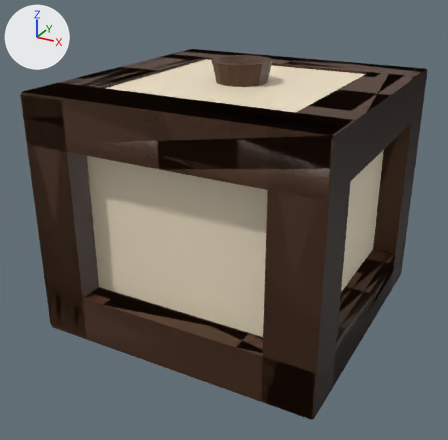
The FBX model Assets/Models/fbx/laser-table.fbx, before and after one commit.
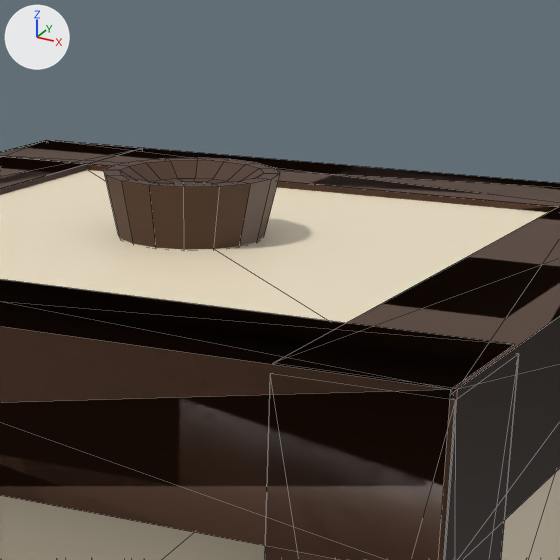
Old and new are each drawn whole from a 50 mm lens placed at (1.154, -2.246, 0.997), pointed at (-0.023, -0.106, -0.073) and again close up on the part from 39% to 83% of the width and 0% to 44% of the height. The lights are fixed; the arrows at upper left show +X, +Y and +Z. The older version's two pictures come first. The close-ups show mesh edges as thin lines. Where no turn or scale is listed for an object, it has been applied to the vertices.

Before the edit, the objects in view are built like this:
```python
me_cube_008 = bpy.data.meshes.new('Cube.008')
me_cube_008.from_pydata(...)  # a box spanning x -0.5..0.5, y -0.5..0.5, z -0.5..0.5
me_cube_008.materials.append(mat_material_001)  # beige #f3e4c8
me_cube_009 = bpy.data.meshes.new('Cube.009')
me_cube_009.from_pydata(...)  # 174 vertices, 288 faces; spans x -0.1..1.111, y -0.605..0.605, z -0.92..0.1
me_cube_009.materials.append(mat_material_002)  # brown #4a2e1a
me_cylinder = bpy.data.meshes.new('Cylinder')
me_cylinder.from_pydata(...)  # 96 vertices, 82 faces; spans x -0.122..0.122, y -0.122..0.122, z -0.044..0.044
me_cylinder.materials.append(mat_material_002)  # brown #4a2e1a
ob_cube_001 = bpy.data.objects.new('Cube.001', me_cube_008)
ob_cube_001.location = (0.0, 0.0, 0.0)
ob_cube_002 = bpy.data.objects.new('Cube.002', me_cube_009)
ob_cube_002.location = (-0.505, 0.0, 0.41)
ob_cylinder = bpy.data.objects.new('Cylinder', me_cylinder)
ob_cylinder.location = (0.0, 0.0, 0.542)
```
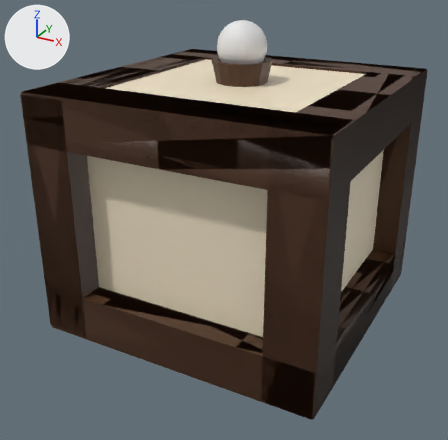
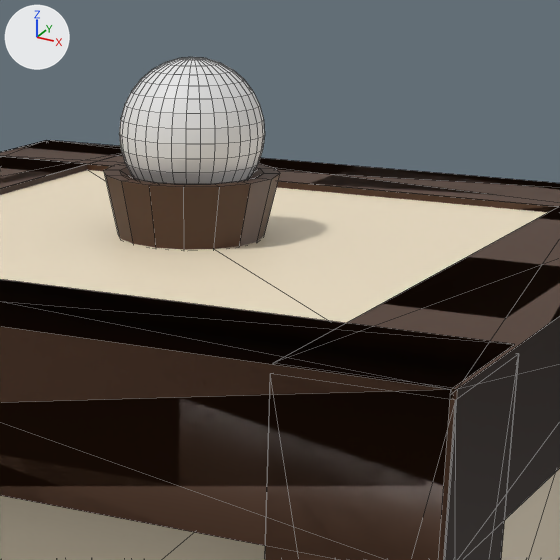
Commit message: laser table

Changed parts and their boxes [x1, y1, x2, y2] in the close-ups (560 x 560 px):
'Sphere', added: after [119, 57, 265, 184]

Edits to the bpy script that builds the scene:
```text
Add me_sphere:
    me_sphere.from_pydata(...)  # a UV sphere (32 segments, 16 rings, poles along z) spanning x -0.1..0.1, y -0.1..0.1, z -0.1..0.1
Add ob_sphere:
    ob_sphere = bpy.data.objects.new('Sphere', me_sphere)
    ob_sphere.location = (0.0, 0.0, 0.638)
```
